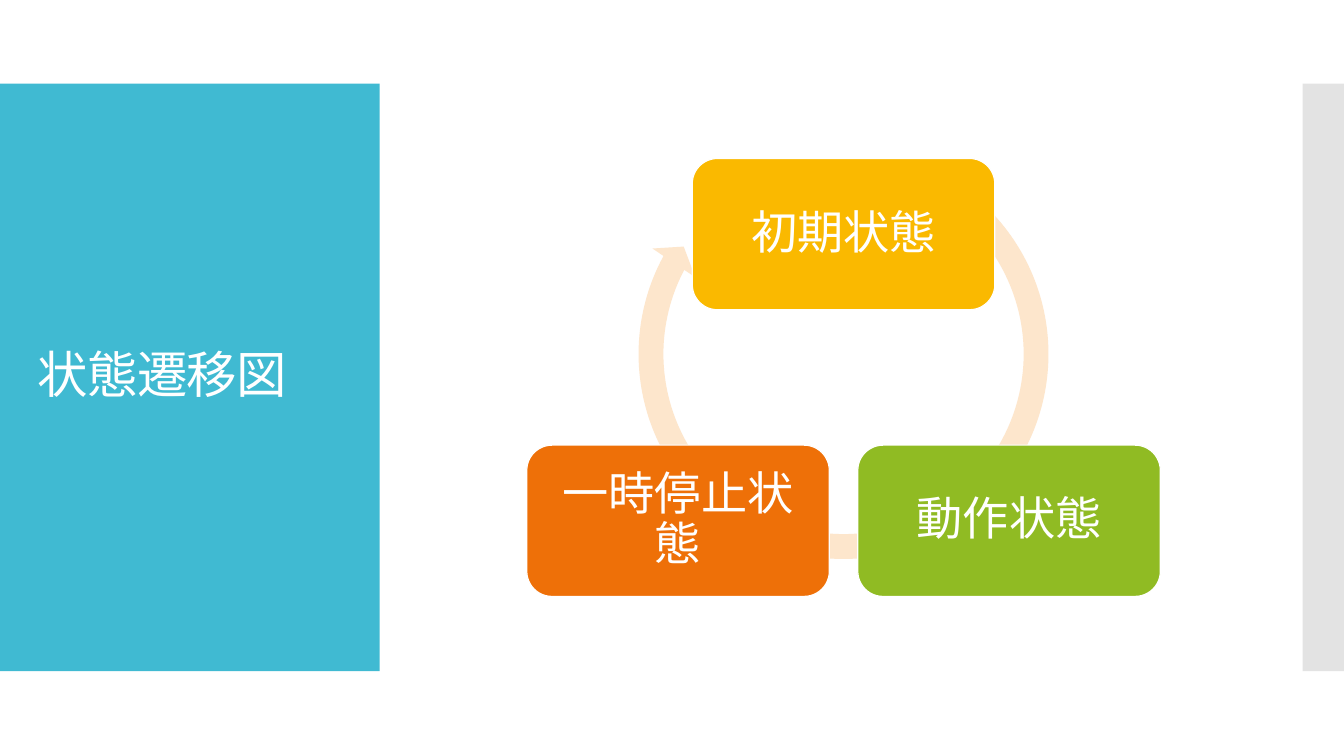
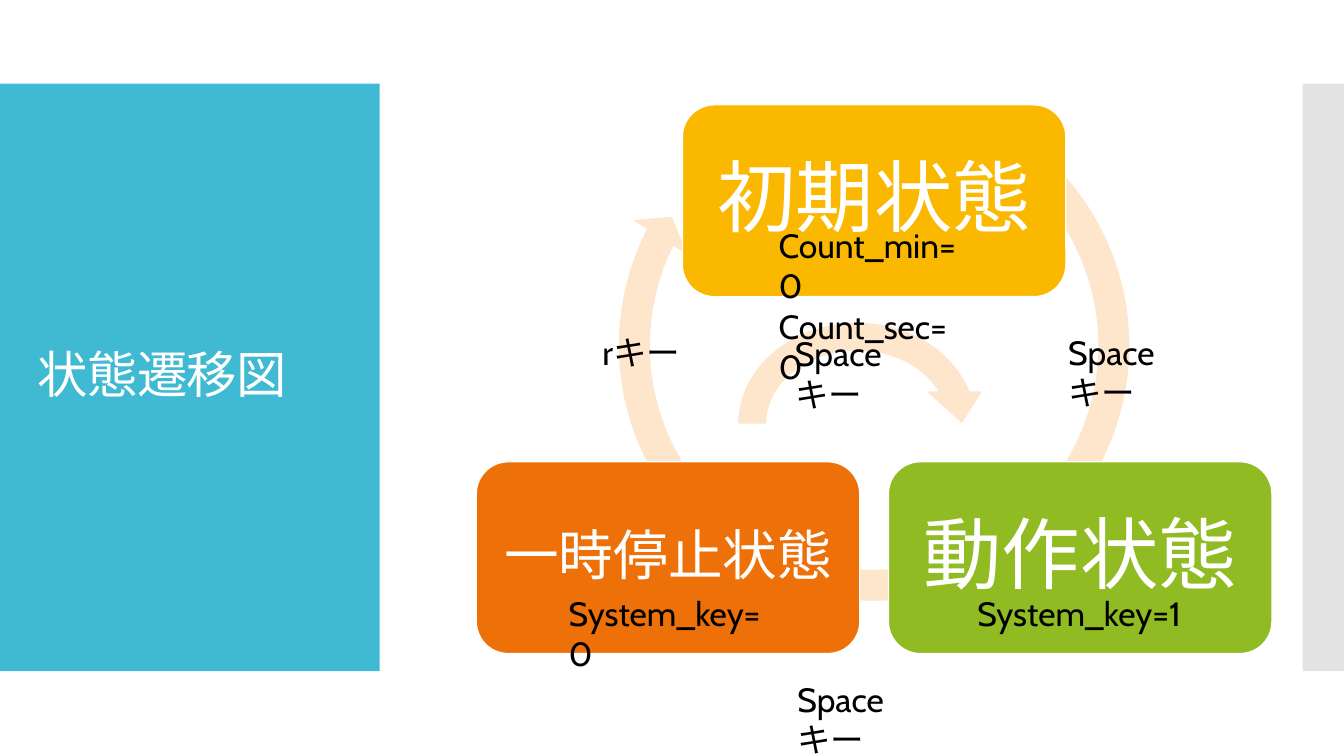
Before and after one commit to ShotaArima/OpenGL-StopWatch, a slide deck: slide 11 of 発表資料.pptx (slide 10 before the commit). Drawn at 1344x756 pixels with LibreOffice and Linux fonts; fonts in the diff are those of the drawing. Boxes give left, top, right and bottom in pixels: in the first picture for what was removed or moved away, otherwise in the second. Text is boxed around its words. In the diff, an @@ line names an element or a change of style, - is before the commit and + after.

```diff
--- a/発表資料.pptx
+++ b/発表資料.pptx
@@ circular arrow: place and size @@
-circular arrow at <box>625,136,1062,573</box>
+circular arrow at <box>603,74,1146,617</box>
@@ circular arrow at <box>603,74,1146,617</box>: proportions changed @@
@@ rounded rectangle: place and size @@
-rounded rectangle at <box>693,158,995,310</box>
+rounded rectangle at <box>683,105,1066,296</box>
@@ text "初期状態": place and size @@
-text "初期状態" at <box>751,210,936,253</box>
+text "初期状態" at <box>717,160,1031,246</box>
@@ text "初期状態" at <box>717,160,1031,246</box>: size 33 to 56 pt; more space between paragraphs @@
@@ group added at <box>569,230,1232,724</box>: 7 texts, 1 circular arrow @@
+System_key=1
+System_key=0
+Spaceキー
+Count_min=0
+Count_sec=0
+Spaceキー
+Spaceキー
+rキー
@@ rounded rectangle: place and size @@
-rounded rectangle at <box>527,446,830,597</box>
+rounded rectangle at <box>477,462,860,653</box>
@@ text "一時停止状態": place and size @@
-text "一時停止状態" at <box>563,471,794,564</box>
+text "一時停止状態" at <box>504,529,832,580</box>
@@ text "一時停止状態" at <box>504,529,832,580</box>: size 33 to 39 pt; more space between paragraphs @@
@@ rounded rectangle: place and size @@
-rounded rectangle at <box>858,446,1160,597</box>
+rounded rectangle at <box>888,462,1271,653</box>
@@ text "動作状態" at <box>923,517,1237,603</box>: size 33 to 56 pt; more space between paragraphs @@
@@ text "動作状態": place and size @@
-text "動作状態" at <box>917,496,1102,539</box>
+text "動作状態" at <box>923,517,1237,603</box>
```
Also in this commit, not shown: 7 other slides changed, 7 slides added, 1 slide removed, 8 other files.
